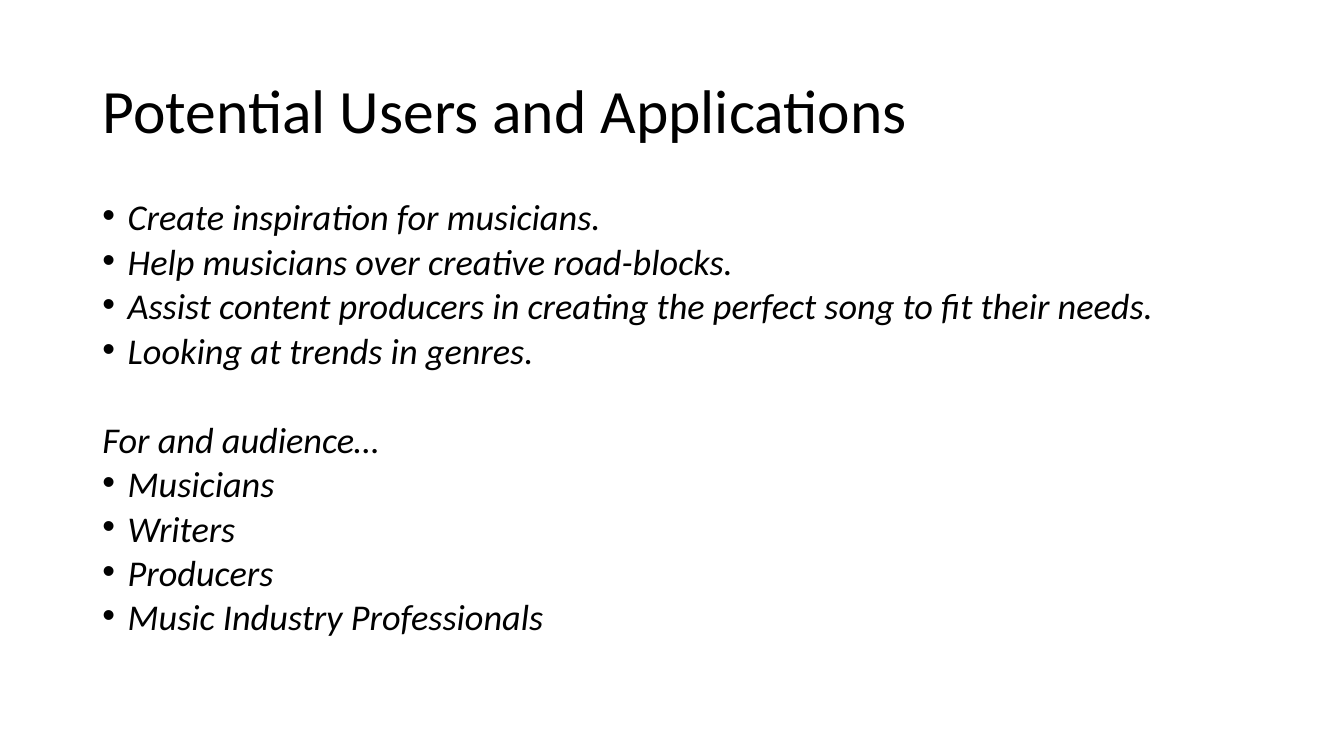
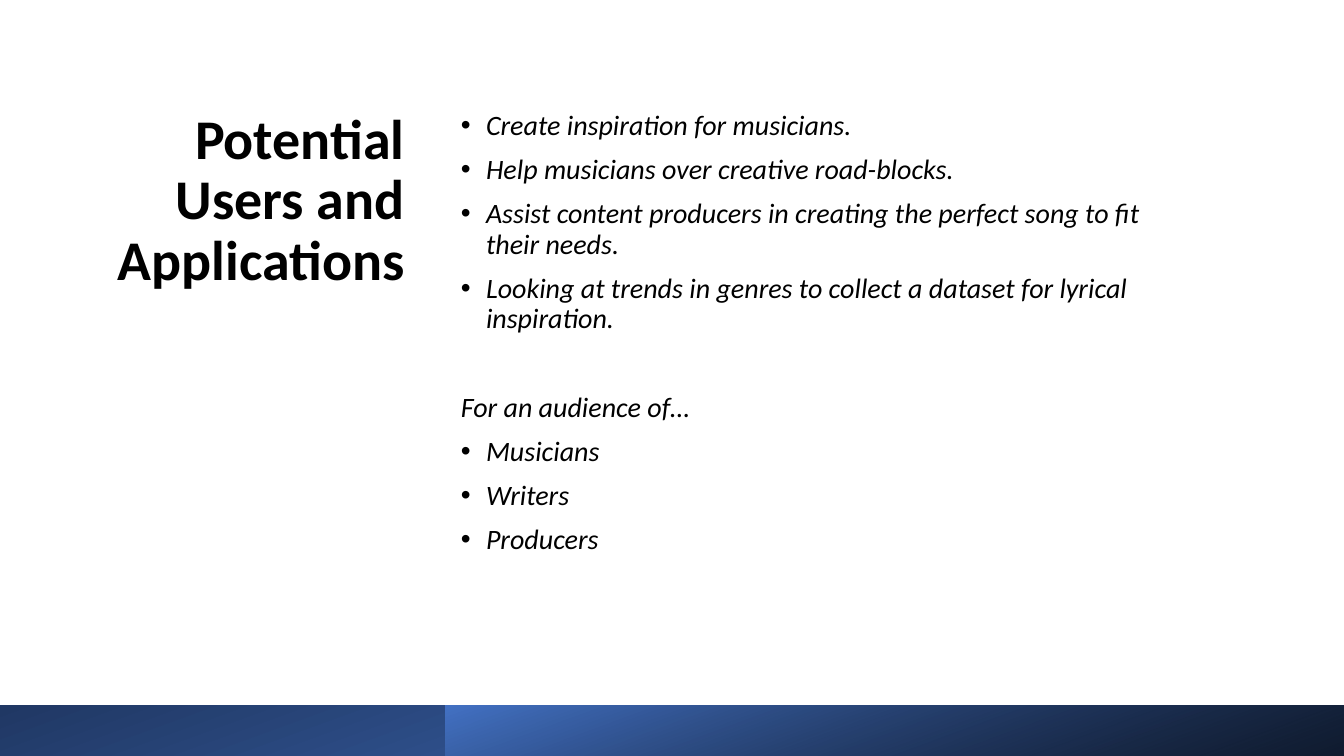
Before and after one commit to TrevorPawlewicz/DSCI-511-Course-Project, a slide deck: slide 3 of Presentation PowerPoint/Project-Presentation-Template.pptx. Drawn at 1344x756 pixels with LibreOffice and Linux fonts; fonts in the diff are those of the drawing. Boxes give left, top, right and bottom in pixels: in the first picture for what was removed or moved away, otherwise in the second. Text is boxed around its words. In the diff, an @@ line names an element or a change of style, - is before the commit and + after.

```diff
--- a/Presentation PowerPoint/Project-Presentation-Template.pptx
+++ b/Presentation PowerPoint/Project-Presentation-Template.pptx
@@ title "Potential Users and Applications" moved from (x1=102, y1=90, x2=907, y2=143) to (x1=118, y1=119, x2=405, y2=289) @@
@@ title "Potential Users and Applications" at (x1=118, y1=119, x2=405, y2=289): size 44 to 40 pt, bold on; alignment left to right; vertical alignment middle to top @@
@@ text "Create inspiration for musicians." moved from (x1=102, y1=205, x2=1153, y2=636) to (x1=461, y1=115, x2=1139, y2=550) @@
@@ text at (x1=486, y1=115, x2=1139, y2=550): size 25.9 to 20 pt in "Create inspiration for musicians.", "Help musicians over creative road-blocks.", "Assist content producers in creating the perfect ...", "Musicians" and 2 more places; line spacing 0.7 to 0.9 @@
@@ text at (x1=461, y1=278, x2=1127, y2=421): text changed; size 25.9 to 20 pt @@
-• Looking at trends in genres.
-For and audience…
+• Looking at trends in genres to collect a dataset for lyrical inspiration.
+For an audience of…
@@ text at (x1=128, y1=604, x2=543, y2=636): paragraph removed @@
-• Music Industry Professionals
@@ rectangle added at (x1=0, y1=706, x2=1344, y2=756), fill gradient #4472C4 to #203864 @@
@@ rectangle added at (x1=446, y1=706, x2=1344, y2=756), fill gradient #000000 to #4472C4 @@
```
Also in this commit, not shown: 6 other slides changed, 6 slides added, 2 slides removed.
